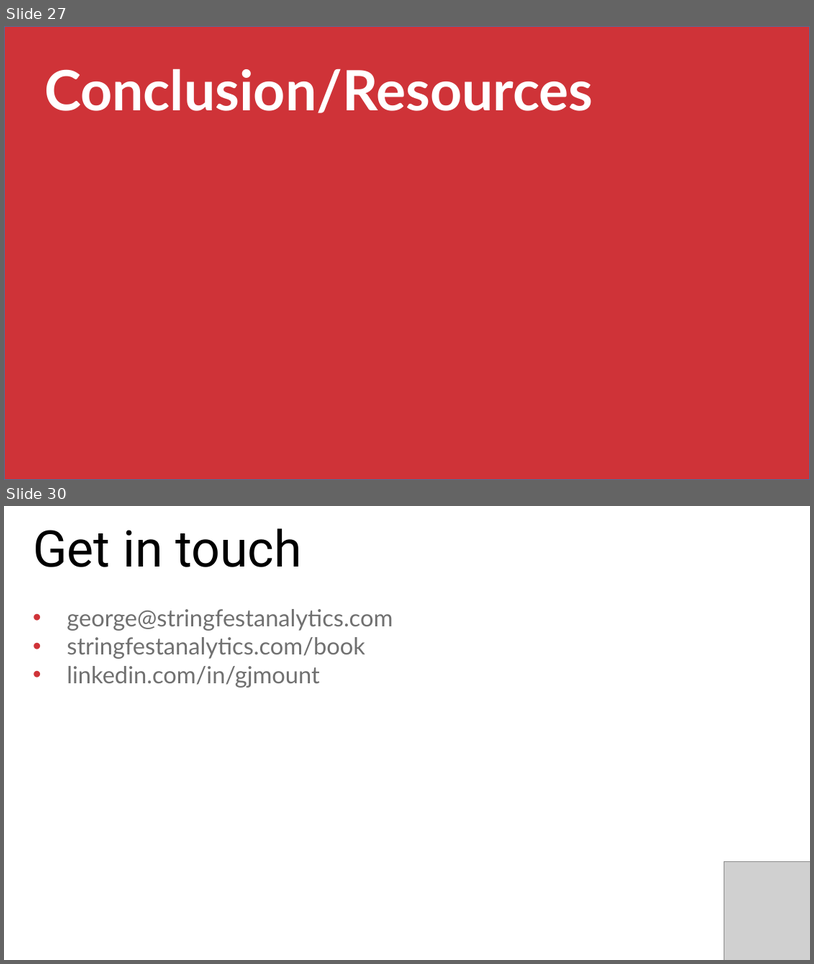
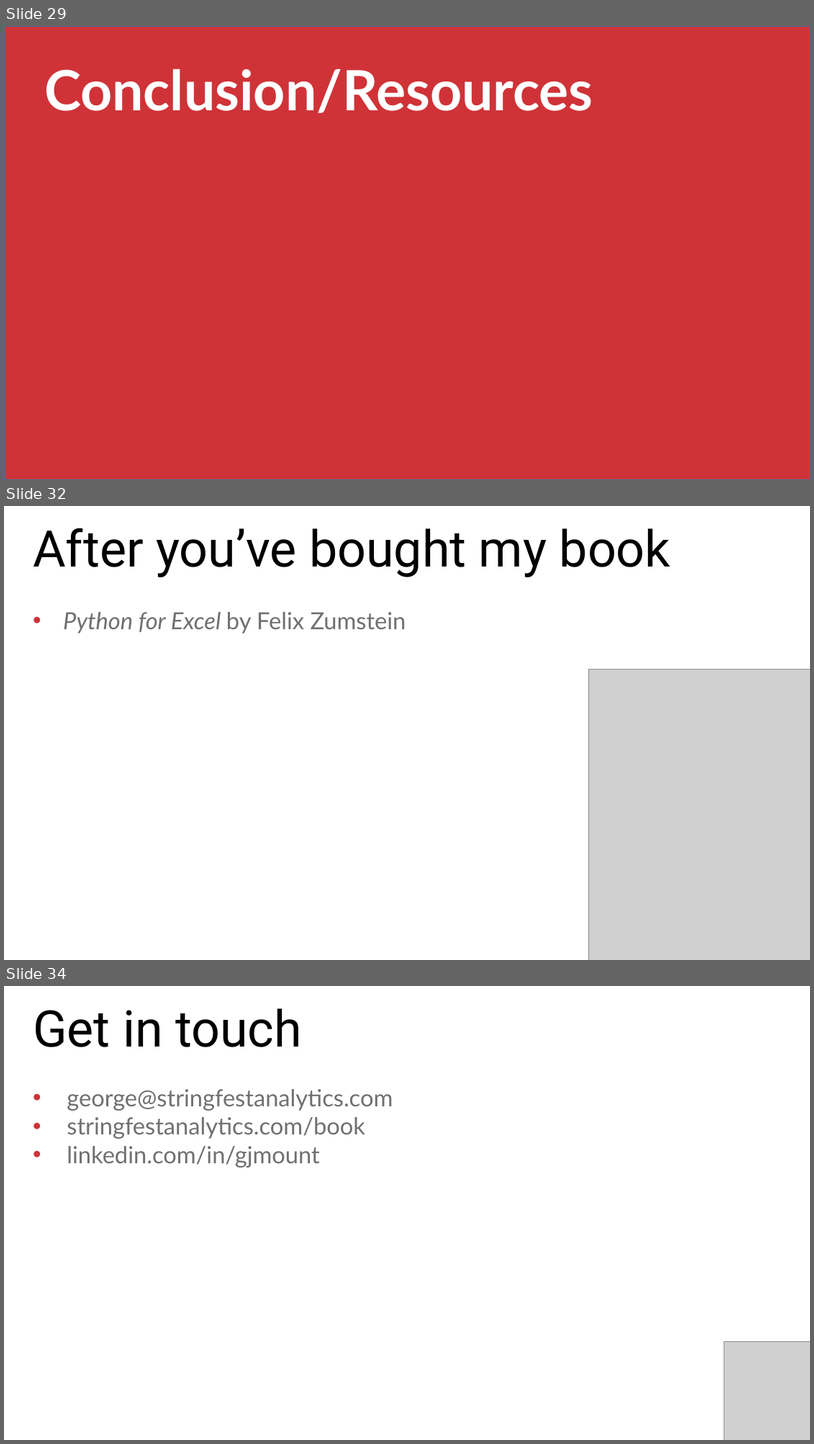
Before and after one commit to stringfestdata/london-excel, a slide deck: advancing-into-analytics-london-meetup.pptx. Shown one above the other, each under a label of ours: slides 27 and 30 before the commit, slides 29, 32 and 34 after it; the slides between them are not shown. The pictures are 814x964 and 814x1444 pixels, drawn with LibreOffice and Linux fonts; fonts in the diff are those of the drawing; grey boxes stand for pictures. Boxes give left, top, right and bottom in pixels: in the first picture for what was removed or moved away, otherwise in the second. Text is boxed around its words. In the diff, an @@ line names an element or a change of style, - is before the commit and + after.

```diff
--- a/advancing-into-analytics-london-meetup.pptx
+++ b/advancing-into-analytics-london-meetup.pptx
@@ slide 32 added at (4,506,810,960), background #FFFFFF @@
@@ text added at (33,528,671,577), 60 pt, text #000000 @@
+After you’ve bought my book
@@ text added at (63,612,406,633), 28 pt, text #707070 @@
+• Python for Excel by Felix Zumstein
@@ picture added at (589,669,810,960) @@
@@ picture added at (725,861,810,960) @@
@@ what was slide 27 is now slide 29 @@
@@ what was slide 30 is now slide 34 @@
```
Also in this commit, not shown: 6 slides changed, 5 other slides added, 1 slide removed, 5 other files.
